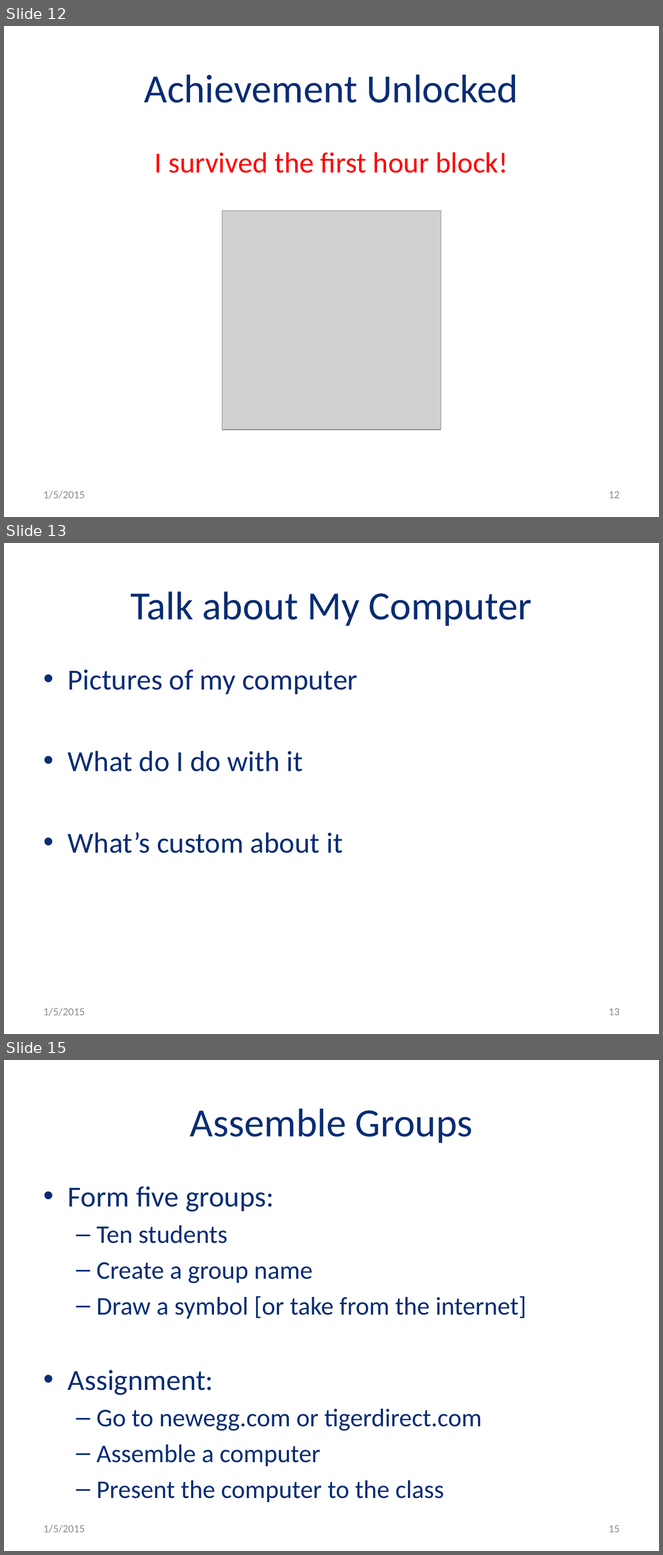
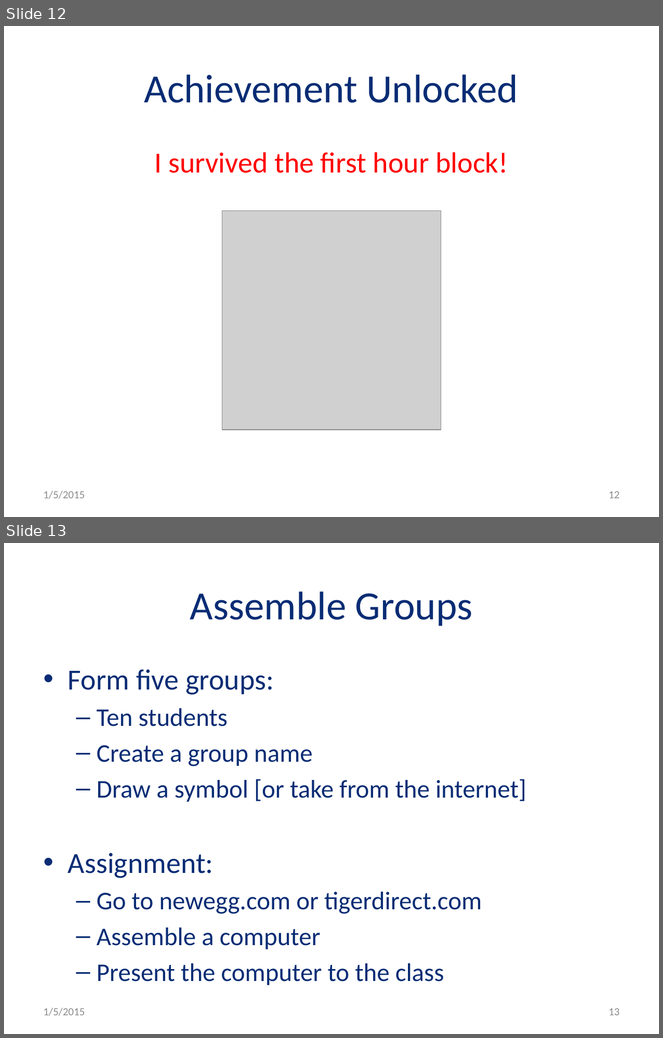
Before and after one commit to micharu123/600.243.13-Hardware-Hacking, a slide deck: docs/Presentation1__introduction.pptx. Shown one above the other, each under a label of ours: slides 12, 13 and 15 before the commit, slides 12 and 13 after it; the slides between them are not shown. The pictures are 663x1555 and 663x1038 pixels, drawn with LibreOffice and Linux fonts; fonts in the diff are those of the drawing; grey boxes stand for pictures. Boxes give left, top, right and bottom in pixels: in the first picture for what was removed or moved away, otherwise in the second. Text is boxed around its words. In the diff, an @@ line names an element or a change of style, - is before the commit and + after.

```diff
--- a/docs/Presentation1__introduction.pptx
+++ b/docs/Presentation1__introduction.pptx
@@ slide 13 removed at bbox=[4, 543, 659, 1034], background #FFFFFF @@
@@ title removed at bbox=[130, 591, 532, 626] @@
-Talk about My Computer
@@ text removed at bbox=[68, 669, 358, 853] @@
-• Pictures of my computer
-• What do I do with it
-• What’s custom about it
@@ text removed at bbox=[44, 1008, 85, 1016] @@
-1/5/2015
@@ page number removed at bbox=[609, 1008, 620, 1016] @@
-13
@@ what was slide 15 is now slide 13 @@
@@ page number at bbox=[609, 1008, 620, 1016]: text changed @@
-15
+13
```
Also in this commit, not shown: 1 slide changed, 1 other slide removed, 1 other file.
